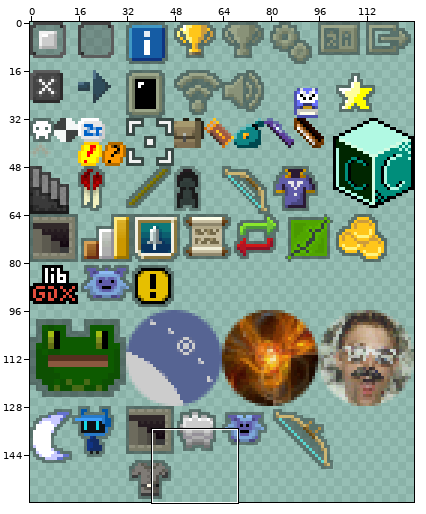
Sprite sheet, stored at core/src/main/assets/interfaces/icons.png. The first picture is a wide view before the edit; the outline marks the close-up.
Close-up. Before the commit:
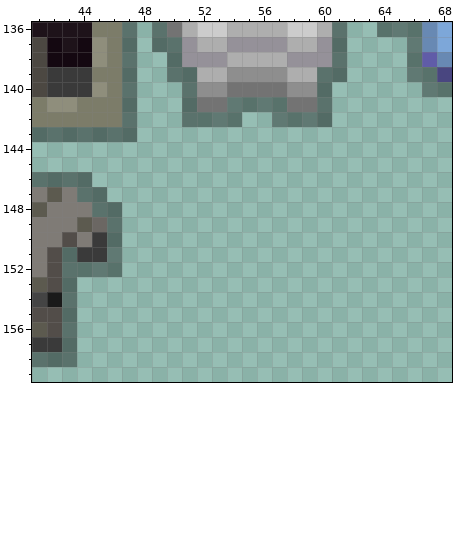
The file is 128x160 pixels. Pixels under 10% opacity are left out. Colours within 5 levels of each other are drawn and written as one. Shown: x 41..68, y 136..159.
After the commit:
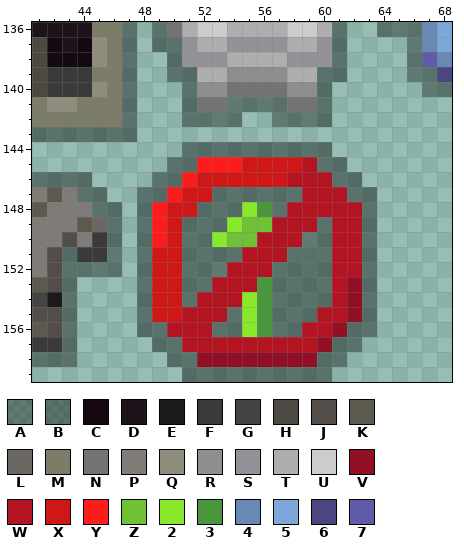
Palette (. is transparent): A #0000005c  B #00000066  C #140811  D #1e131a  E #1a1a1a  F #3a3a3a  G #444444  H #4c4842  J #524d49  K #5c5a4f  L #6b6763  M #7c7c69  N #737373  P #7f7b76  Q #8f8e7c  R #8e8e8e  S #959199  T #aeaeae  U #cccccc  V #911026  W #b31422  X #cf1717  Y #fd1c1c  Z #6fc235  2 #8ae82c  3 #4a963c  4 #6889b3  5 #7da7d9  6 #494680  7 #605ca8
Changes in this commit:
@@ x 41..68 @@
 143 BBBBBBB.....................
-144 ............................
-145 ............................
-146 BBBB........................
-147 PKPBB.......................
-148 KPPPBB......................
-149 PPPKLB......................
-150 PPJPFB......................
-151 PJBFFA......................
-152 PJBAAA......................
-153 KJB.........................
-154 GEB.........................
-155 JJB.........................
-156 KJB.........................
-157 FFB.........................
-158 BBB.........................
-159 ............................
+144 ..........BBBBBBBBBB........
+145 .........BBYYYXXXXWBB.......
+146 BBBB....BBYXXXXXXWWWBB......
+147 PKPBB..BBYXXBBBBBBWWWBB.....
+148 KPPPBB.BYXXBBB23BWWWWWB.....
+149 PPPKLB.BYXBBB2ZZWWWBWWB.....
+150 PPJPFB.BYXBB2ZZWWWABWWB.....
+151 PJBFFA.BXXBBBBWWWBABWWB.....
+152 PJBAAA.BXXBBAWWWBBBBWWB.....
+153 KJB....BXXBBWWW3BBBBWVB.....
+154 GEB....BXXBWWW23BBBBWVB.....
+155 JJB....BXXWWWB23BBBWWVB.....
+156 KJB....BBWWWBB23BBWWVBB.....
+157 FFB.....BBWWWWWWWWWVBB......
+158 BBB......BBVVVVVVVVBB.......
+159 ..........BBBBBBBBBB........
